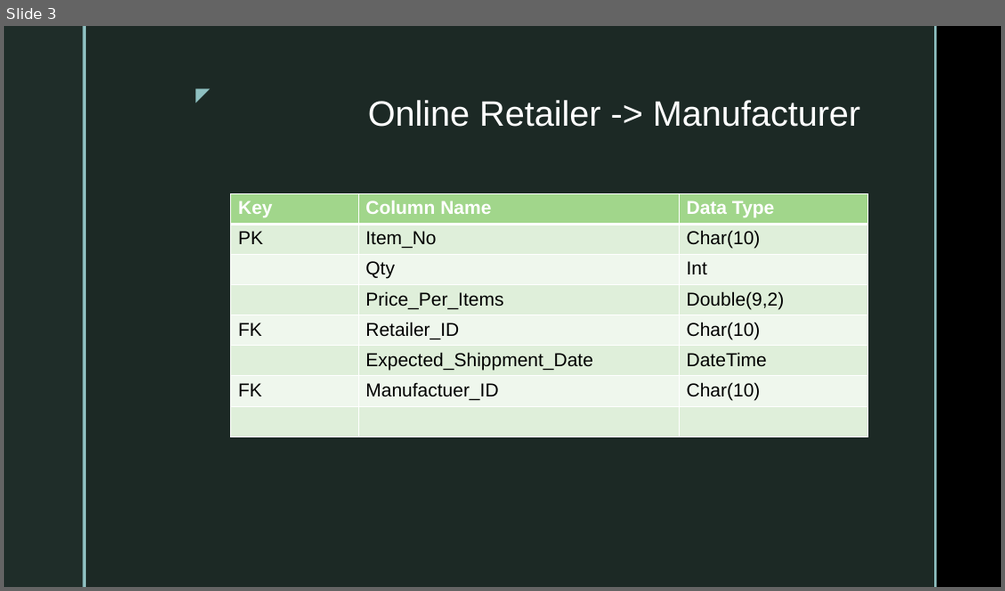
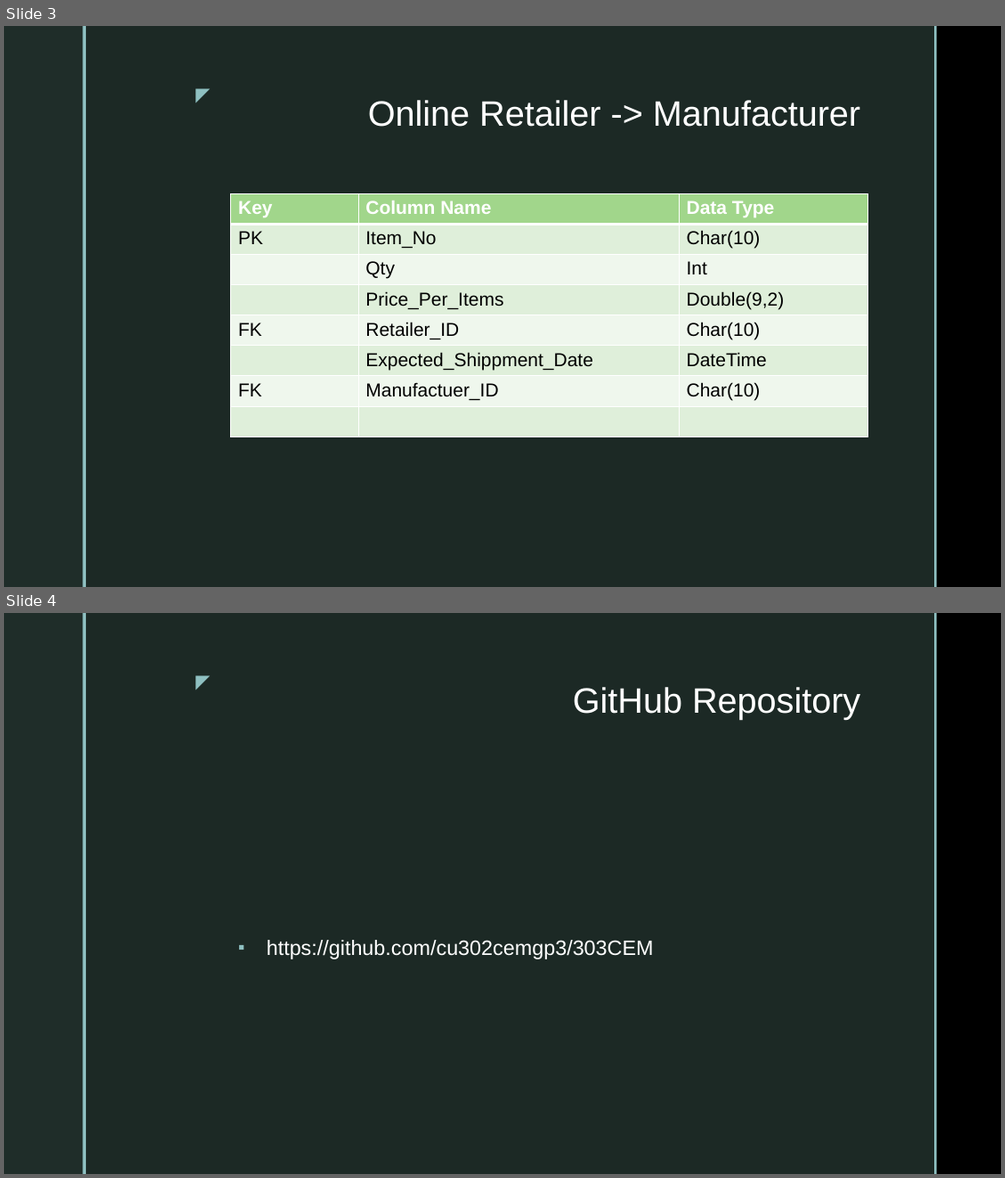
Before and after one commit to cu302cemgp3/302CEM, a slide deck: Online_Retailer_Data_Interface_Layout.pptx. Shown one above the other, each under a label of ours: slide 3 before the commit, slides 3 and 4 after it. The pictures are 1005x591 and 1005x1178 pixels, drawn with LibreOffice and Linux fonts; fonts in the diff are those of the drawing; background and template pictures are left out. Boxes give left, top, right and bottom in pixels: in the first picture for what was removed or moved away, otherwise in the second. Text is boxed around its words. In the diff, an @@ line names an element or a change of style, - is before the commit and + after.

Commit message:
Update Online_Retailer_Data_Interface_Layout.pptx
Update 20190214 Online Retailer Team

```diff
--- a/Online_Retailer_Data_Interface_Layout.pptx
+++ b/Online_Retailer_Data_Interface_Layout.pptx
@@ slide 4 added at (4,613,1001,1174), background picture (left out); not listed: 5 template elements that a slide beside it also shows @@
@@ title added at (573,687,860,720), 34 pt, text #FFFFFF @@
+GitHub Repository
@@ text added at (267,940,654,959), 20 pt, text #FFFFFF @@
+▪ https://github.com/cu302cemgp3/303CEM
```
